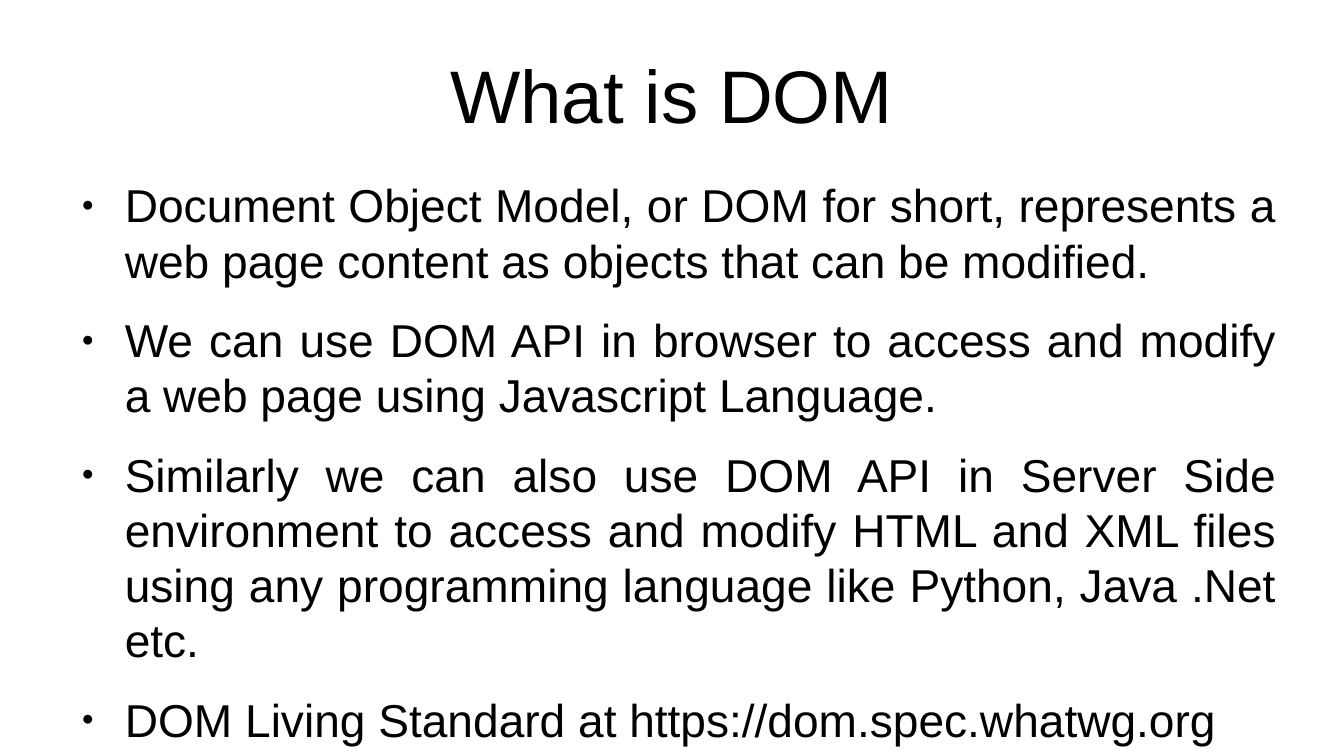
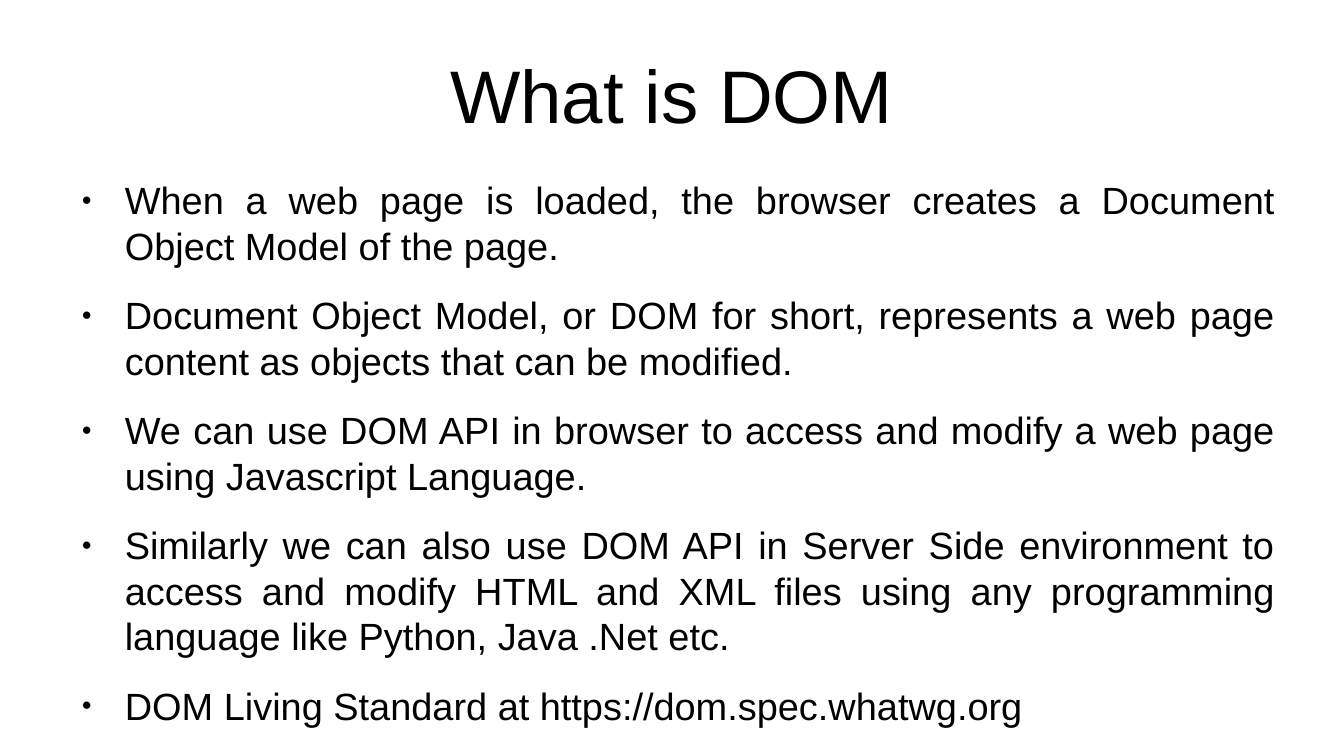
Before and after one commit to rajeshchauhan23102008/documents, a slide deck: slide 9 of src/courses/javascript/Javascript - No Theme.odp. Drawn at 1344x756 pixels with LibreOffice and Linux fonts; fonts in the diff are those of the drawing. Boxes give left, top, right and bottom in pixels: in the first picture for what was removed or moved away, otherwise in the second. Text is boxed around its words. In the diff, an @@ line names an element or a change of style, - is before the commit and + after.

Commit message:
dom content more updated

```diff
--- a/src/courses/javascript/Javascript - No Theme.odp
+++ b/src/courses/javascript/Javascript - No Theme.odp
@@ text at (125,186,1275,267): paragraph added @@
+● When a web page is loaded, the browser creates a Document Object Model of the page.
@@ text at (125,301,1274,727): size 27.2 to 22.4 pt in "Document Object Model, or DOM for short, ...", "We can use DOM API in browser ...", "Similarly we can also use DOM API ...", "DOM Living Standard at https://dom.spec.whatwg.org" @@
```
Also in this commit, not shown: 3 other slides changed, 10 slides added, 3 other files.
